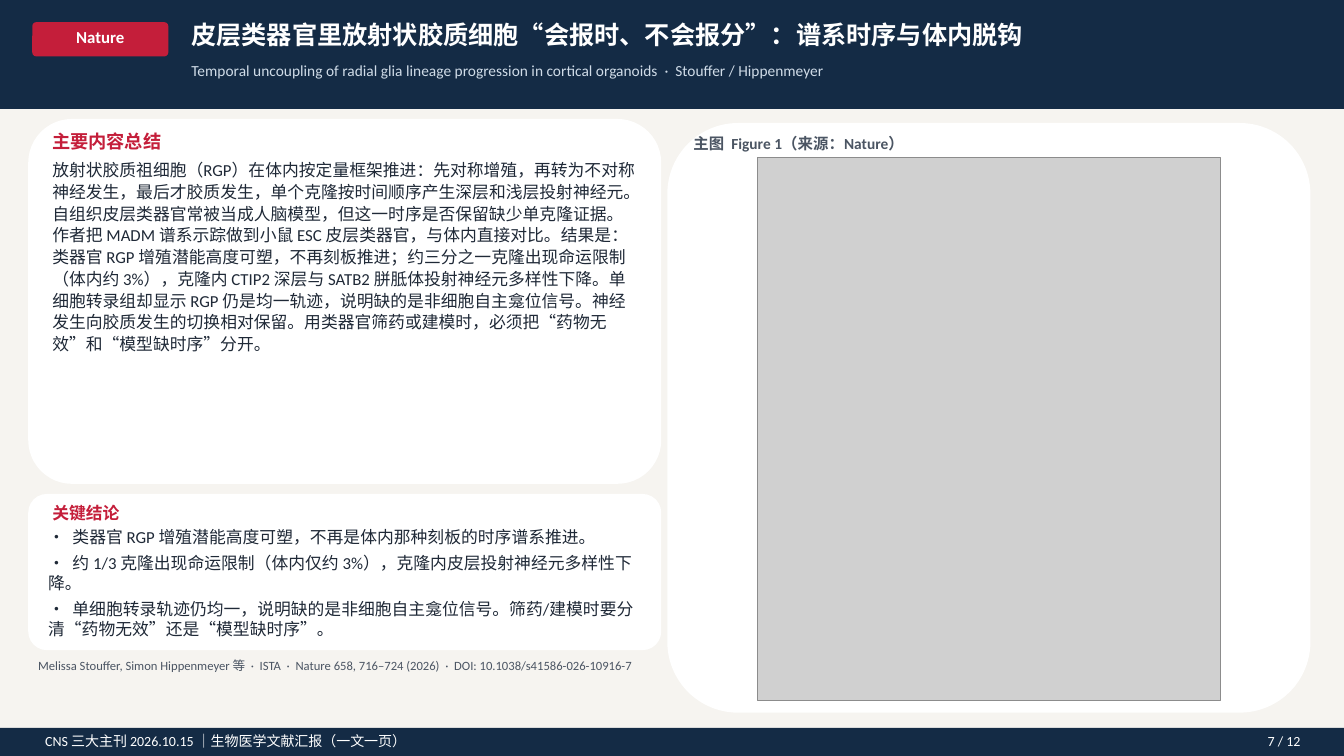
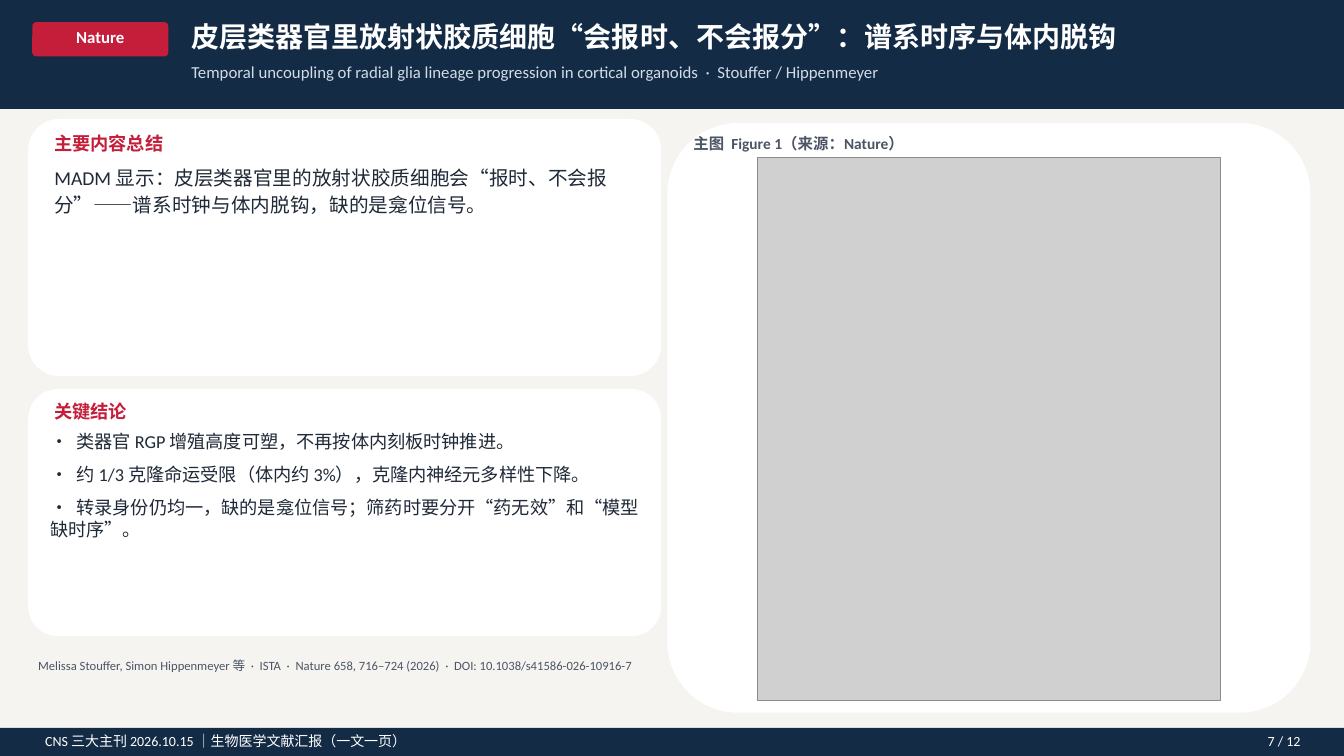
Before and after one commit to zh798858037-sys/AI, a slide deck: slide 9 of CNS_20261015_生物医学文献汇报.pptx. Drawn at 1344x756 pixels with LibreOffice and Linux fonts; fonts in the diff are those of the drawing; grey boxes stand for pictures. Boxes give left, top, right and bottom in pixels: in the first picture for what was removed or moved away, otherwise in the second. Text is boxed around its words. In the diff, an @@ line names an element or a change of style, - is before the commit and + after.

```diff
--- a/CNS_20261015_生物医学文献汇报.pptx
+++ b/CNS_20261015_生物医学文献汇报.pptx
@@ text "皮层类器官里放射状胶质细胞“会报时、不会报分”：谱系时序与体内脱钩" at <box>191,23,1116,50</box>: size 18 to 20 pt @@
@@ text "Temporal uncoupling of radial glia ..." at <box>191,66,878,81</box>: size 11 to 12 pt @@
@@ rounded rectangle: place and size @@
-rounded rectangle at <box>28,119,661,484</box>
+rounded rectangle at <box>28,119,661,376</box>
@@ text at <box>54,168,607,214</box>: text changed; size 12 to 14 pt @@
-放射状胶质祖细胞（RGP）在体内按定量框架推进：先对称增殖，再转为不对称神经发生，最后才胶质发生，单个克隆按时间顺序产生深层和浅层投射神经元。自组织皮层类器官常被当成人脑模型，但这一时序是否保留缺少单克隆证据。作者把 MADM 谱系示踪做到小鼠 ESC 皮层类器官，与体内直接对比。结果是：类器官 RGP 增殖潜能高度可塑，不再刻板推进；约三分之一克隆出现命运限制（体内约 3%），克隆内 CTIP2 深层与 SATB2 胼胝体投射神经元多样性下降。单细胞转录组却显示 RGP 仍是均一轨迹，说明缺的是非细胞自主龛位信号。神经发生向胶质发生的切换相对保留。用类器官筛药或建模时，必须把“药物无效”和“模型缺时序”分开。
+MADM 显示：皮层类器官里的放射状胶质细胞会“报时、不会报分”——谱系时钟与体内脱钩，缺的是龛位信号。
@@ rounded rectangle: place and size @@
-rounded rectangle at <box>28,494,661,650</box>
+rounded rectangle at <box>28,389,661,636</box>
@@ text "关键结论": place and size @@
-text "关键结论" at <box>52,504,119,521</box>
+text "关键结论" at <box>54,402,127,420</box>
@@ text "关键结论" at <box>54,402,127,420</box>: size 12 to 13 pt @@
@@ text at <box>50,432,639,538</box>: text changed; size 12 to 13 pt @@
-• 类器官 RGP 增殖潜能高度可塑，不再是体内那种刻板的时序谱系推进。
-• 约 1/3 克隆出现命运限制（体内仅约 3%），克隆内皮层投射神经元多样性下降。
-• 单细胞转录轨迹仍均一，说明缺的是非细胞自主龛位信号。筛药/建模时要分清“药物无效”还是“模型缺时序”。
+• 类器官 RGP 增殖高度可塑，不再按体内刻板时钟推进。
+• 约 1/3 克隆命运受限（体内约 3%），克隆内神经元多样性下降。
+• 转录身份仍均一，缺的是龛位信号；筛药时要分开“药无效”和“模型缺时序”。
```
Also in this commit, not shown: 11 other slides changed, 5 other files.
